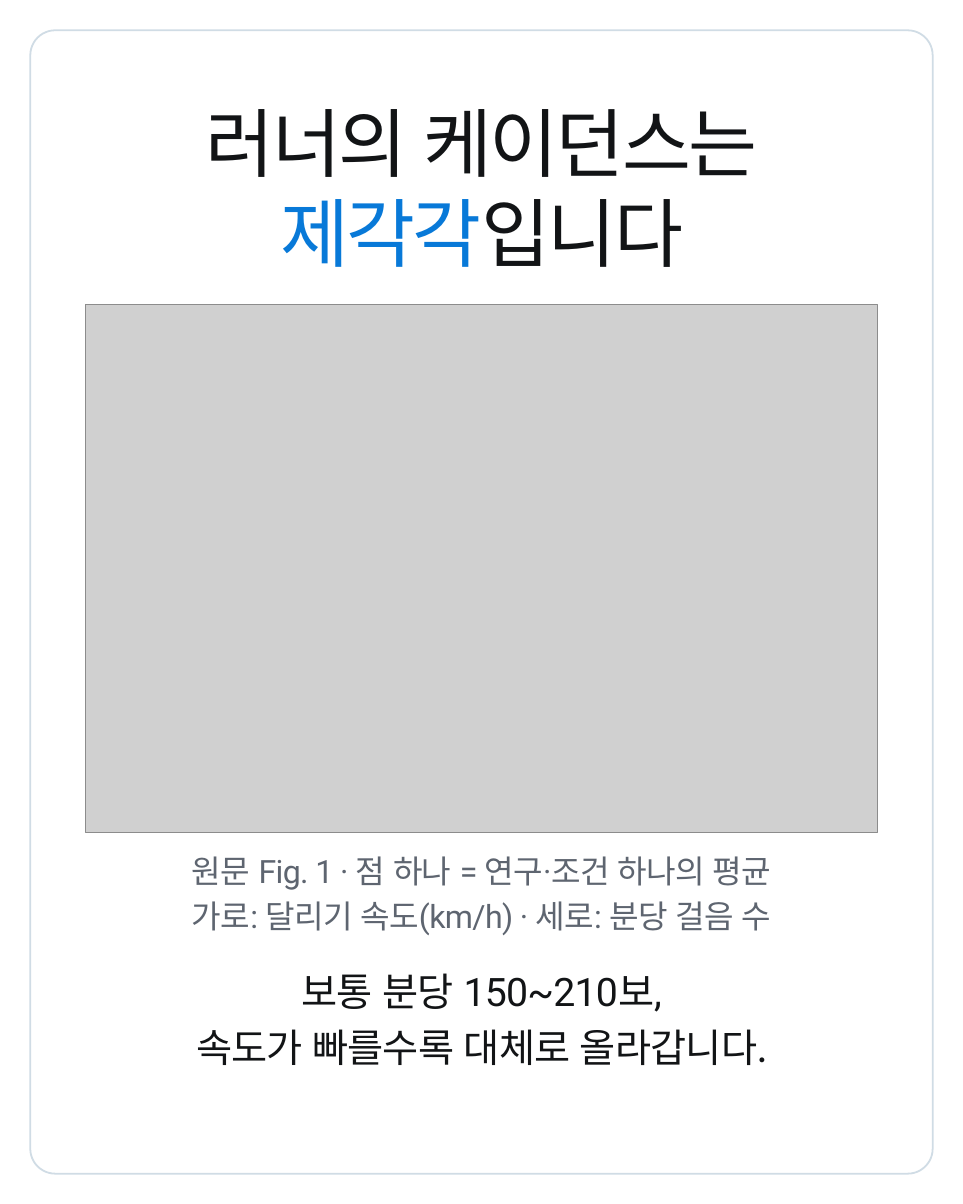
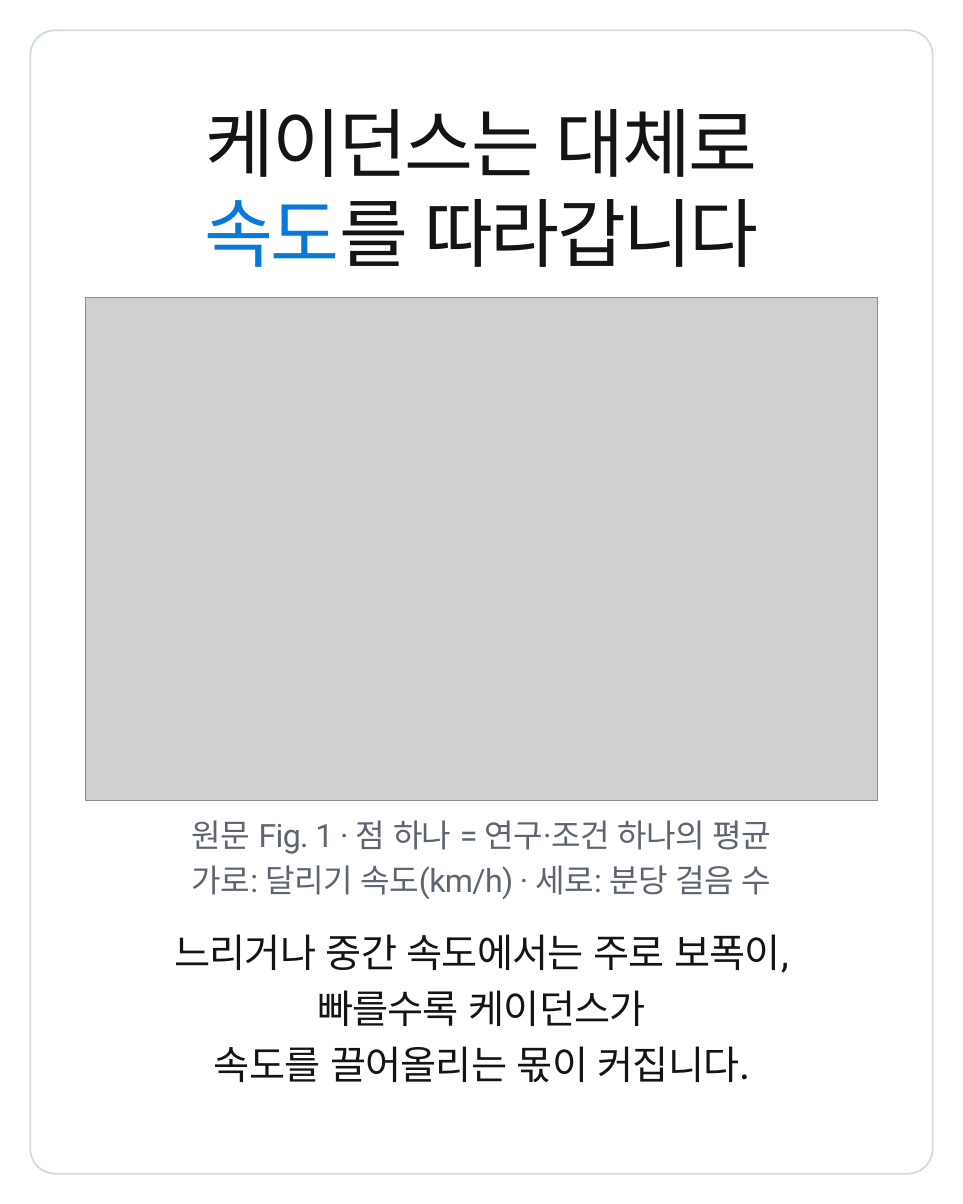
Before and after one commit to js920915-cyber/New-box, a slide deck: slide 3 of content/cadence-180-rule/adobe-express/cadence-180-rule-express.pptx. Drawn at 963x1204 pixels with LibreOffice and Linux fonts; fonts in the diff are those of the drawing; grey boxes stand for pictures. Boxes give left, top, right and bottom in pixels: in the first picture for what was removed or moved away, otherwise in the second. Text is boxed around its words. In the diff, an @@ line names an element or a change of style, - is before the commit and + after.

```diff
--- a/content/cadence-180-rule/adobe-express/cadence-180-rule-express.pptx
+++ b/content/cadence-180-rule/adobe-express/cadence-180-rule-express.pptx
@@ text at <box>206,109,758,177</box>: text changed @@
-러너의 케이던스는
+케이던스는 대체로
@@ text at <box>205,199,758,267</box>: text changed; text colour #0879D8 to #121416 @@
-제각각입니다
+속도를 따라갑니다
@@ picture: place and size @@
-picture at <box>86,305,877,833</box>
+picture at <box>86,297,877,800</box>
@@ text "원문 Fig. 1 · 점 ...": place and size @@
-text "원문 Fig. 1 · 점 ..." at <box>192,856,771,890</box>
+text "원문 Fig. 1 · 점 ..." at <box>192,820,771,854</box>
@@ text "가로: 달리기 속도(km/h) · 세로: ...": place and size @@
-text "가로: 달리기 속도(km/h) · 세로: ..." at <box>192,901,771,935</box>
+text "가로: 달리기 속도(km/h) · 세로: ..." at <box>192,865,771,899</box>
@@ text at <box>174,934,789,973</box>: text changed @@
-보통 분당 150~210보,
+느리거나 중간 속도에서는 주로 보폭이,
@@ text at <box>317,990,645,1026</box>: text changed; font Lato to Roboto @@
-속도가 빠를수록 대체로 올라갑니다.
+빠를수록 케이던스가
@@ text added at <box>214,1046,749,1082</box>, 33 pt, text #121416 @@
+속도를 끌어올리는 몫이 커집니다.
```
Also in this commit, not shown: 1 other slide changed, 1 slide added, 1 slide removed, 31 other files.
